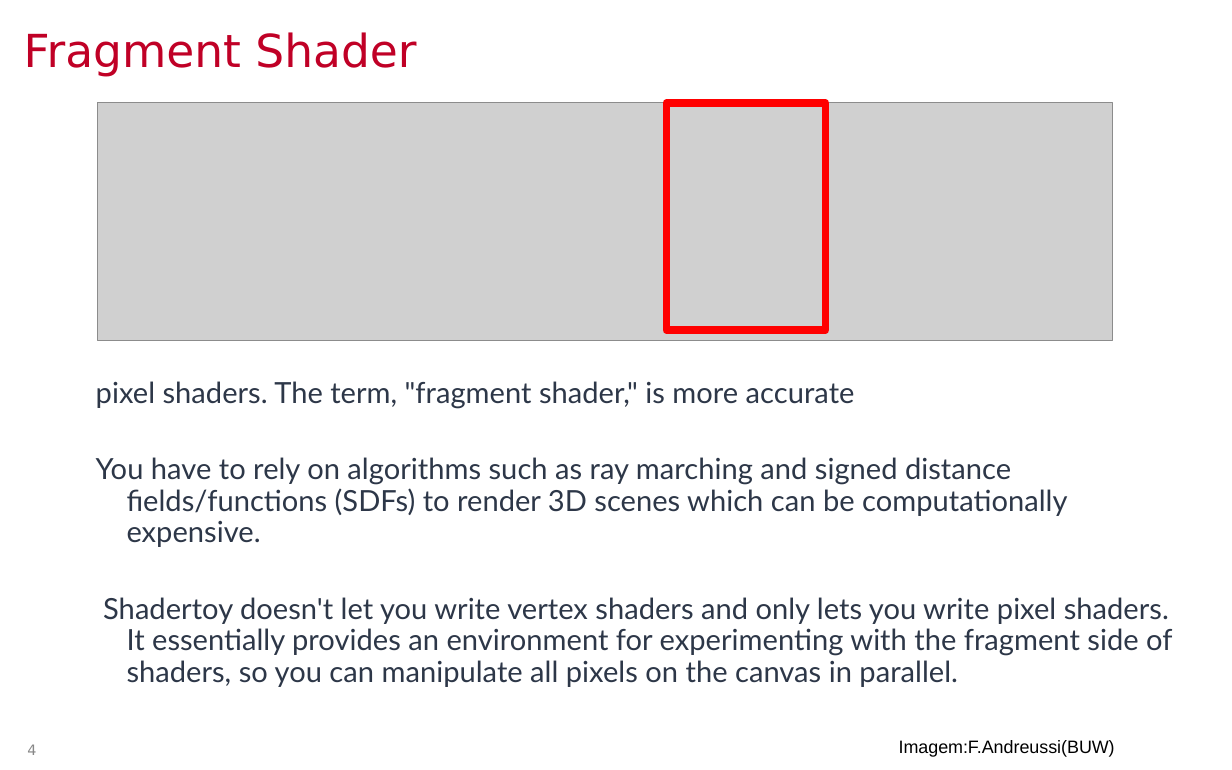
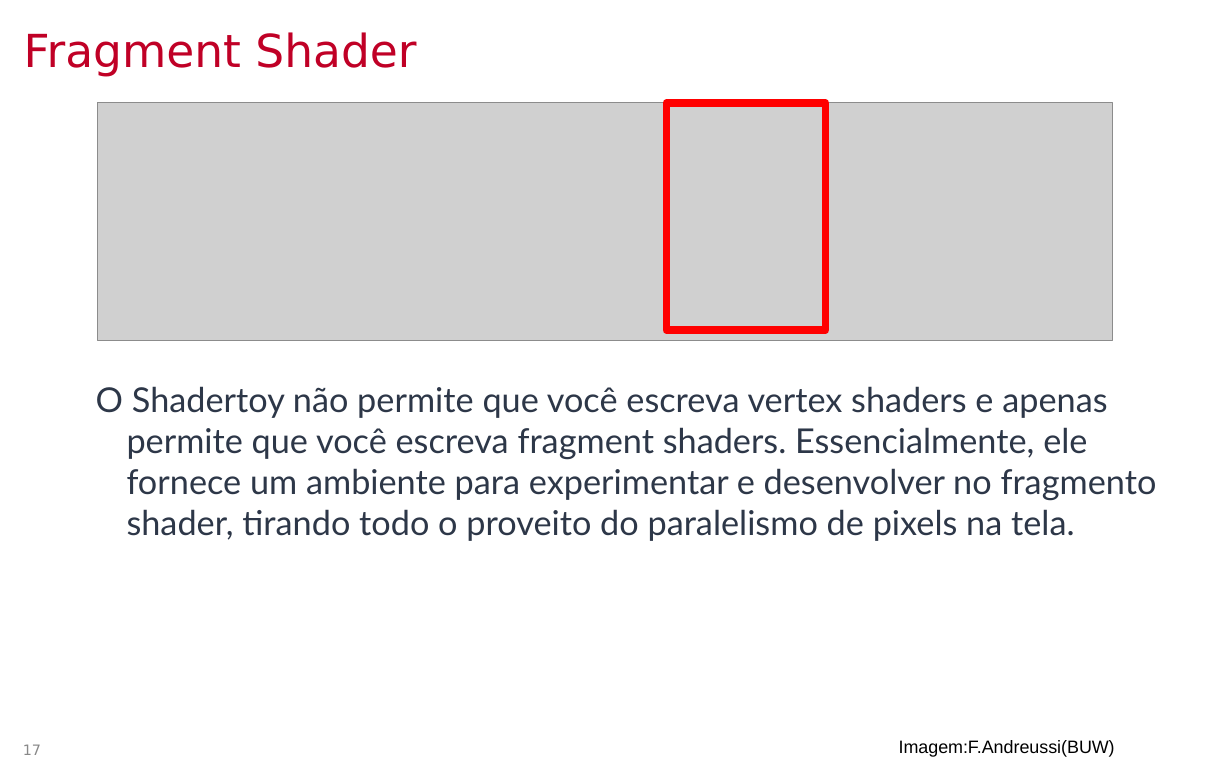
Before and after one commit to lpsoares/ComputacaoGrafica, a slide deck: slide 17 of content/aulas/20-sdf/aula20_sdf.pptx (slide 4 before the commit). Drawn at 1232x770 pixels with LibreOffice and Linux fonts; fonts in the diff are those of the drawing; grey boxes stand for pictures; background and template pictures are left out. Boxes give left, top, right and bottom in pixels: in the first picture for what was removed or moved away, otherwise in the second. Text is boxed around its words. In the diff, an @@ line names an element or a change of style, - is before the commit and + after.

```diff
--- a/content/aulas/20-sdf/aula20_sdf.pptx
+++ b/content/aulas/20-sdf/aula20_sdf.pptx
@@ text at <box>96,386,1157,541</box>: text changed; size 17 to 20 pt @@
-pixel shaders. The term, "fragment shader," is more accurate
-You have to rely on algorithms such as ray marching and signed distance fields/functions (SDFs) to render 3D scenes which can be computationally expensive.
-Shadertoy doesn't let you write vertex shaders and only lets you write pixel shaders. It essentially provides an environment for experimenting with the fragment side of shaders, so you can manipulate all pixels on the canvas in parallel.
+O Shadertoy não permite que você escreva vertex shaders e apenas permite que você escreva fragment shaders. Essencialmente, ele fornece um ambiente para experimentar e desenvolver no fragmento shader, tirando todo o proveito do paralelismo de pixels na tela.
@@ page number at <box>23,744,41,755</box>: text changed @@
-4
+17
```
Also in this commit, not shown: 2 other slides changed, 2 other files.
